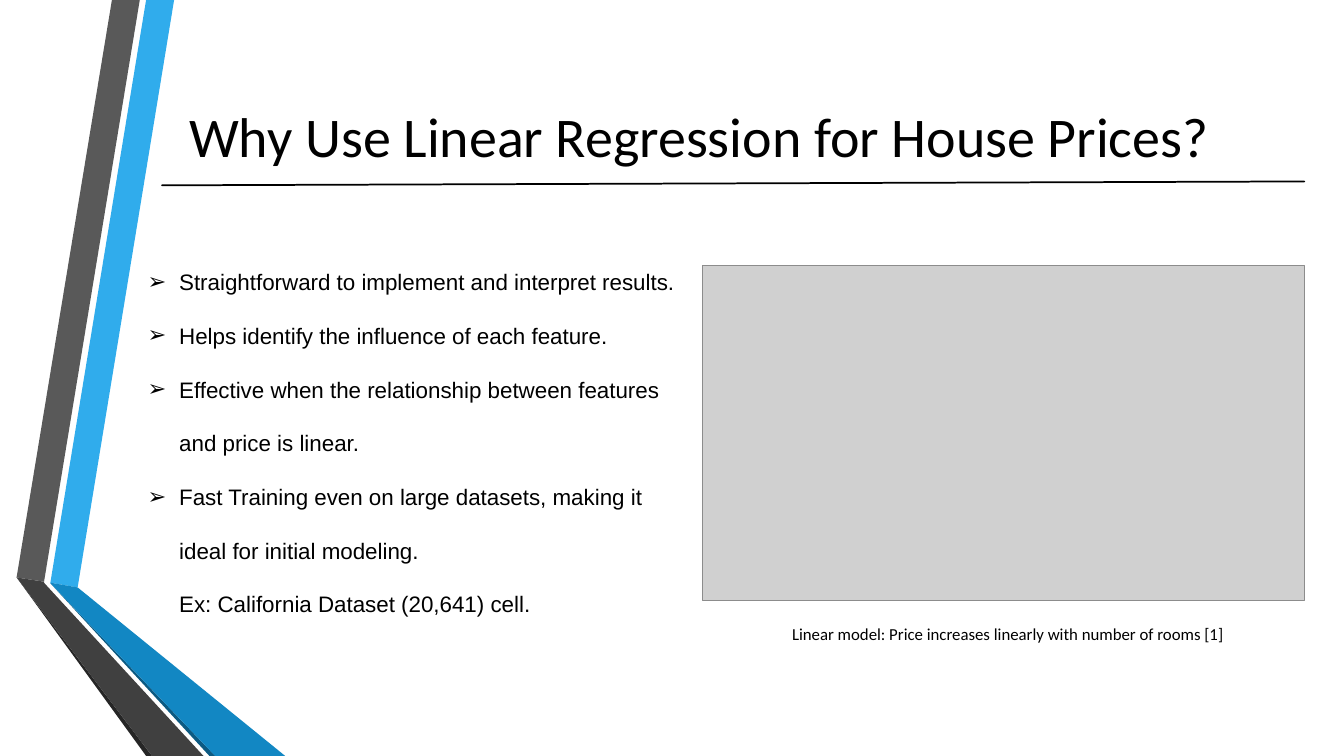
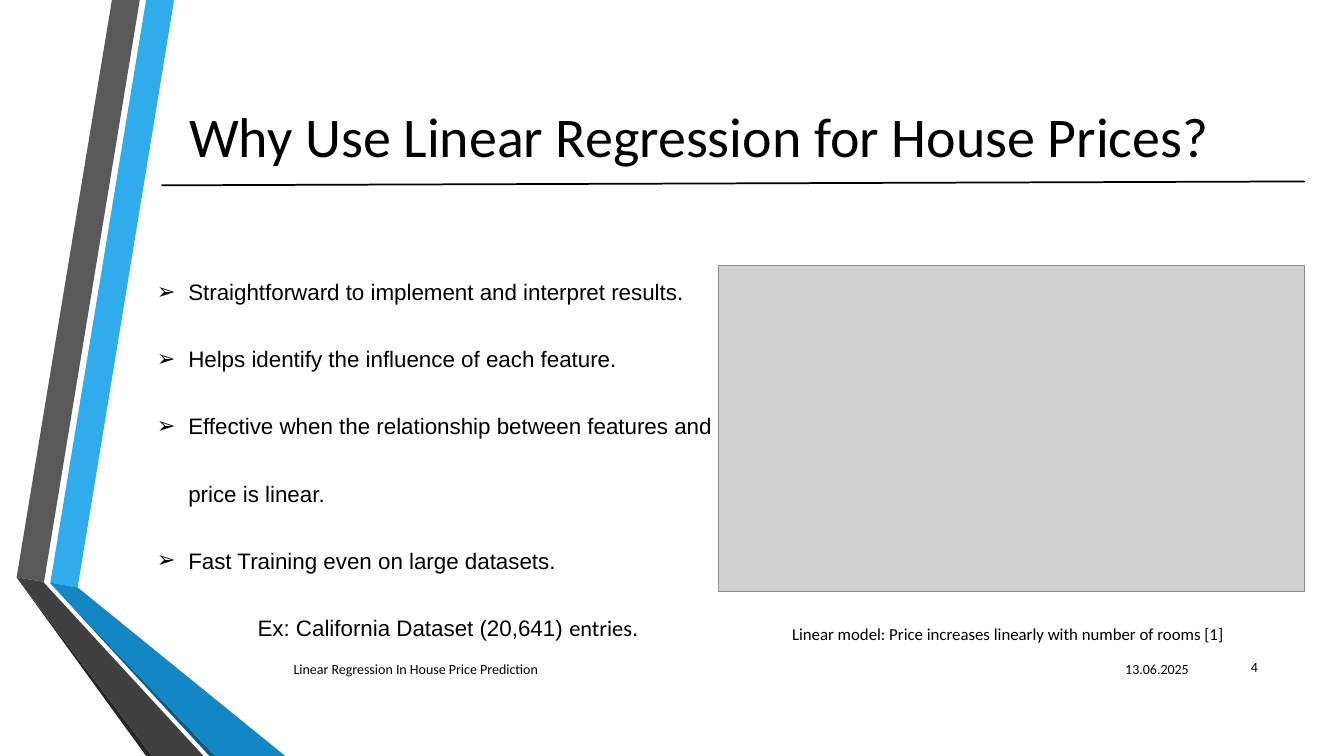
Before and after one commit to MoAbdoHSHL/Machine-Learning-model, a slide deck: slide 4 of LinearRegression_Abdo.pptx (slide 3 before the commit). Drawn at 1344x756 pixels with LibreOffice and Linux fonts; fonts in the diff are those of the drawing; grey boxes stand for pictures. Boxes give left, top, right and bottom in pixels: in the first picture for what was removed or moved away, otherwise in the second. Text is boxed around its words. In the diff, an @@ line names an element or a change of style, - is before the commit and + after.

```diff
--- a/LinearRegression_Abdo.pptx
+++ b/LinearRegression_Abdo.pptx
@@ text "Straightforward to implement and interpret ..." moved from (x1=179, y1=273, x2=674, y2=617) to (x1=188, y1=283, x2=711, y2=641) @@
@@ picture resized from (x1=703, y1=265, x2=1305, y2=600) to (x1=719, y1=265, x2=1305, y2=592) @@
@@ text at (x1=188, y1=283, x2=711, y2=507): line spacing 2 to 2.5 @@
@@ text at (x1=188, y1=552, x2=638, y2=641): text changed @@
-➢ Fast Training even on large datasets, making it ideal for initial modeling.
-  Ex: California Dataset (20,641) cell.
+➢ Fast Training even on large datasets.
+  Ex: California Dataset (20,641) entries.
@@ text added at (x1=294, y1=664, x2=538, y2=677), 10 pt, text #000000 @@
+Linear Regression In House Price Prediction
@@ text added at (x1=1125, y1=664, x2=1189, y2=674), 10 pt, text #000000 @@
+13.06.2025
@@ page number added at (x1=1251, y1=663, x2=1258, y2=672), 10 pt, text #000000 @@
+4
```
Also in this commit, not shown: 5 other slides changed, 4 slides added, 1 slide removed, 4 other files.
